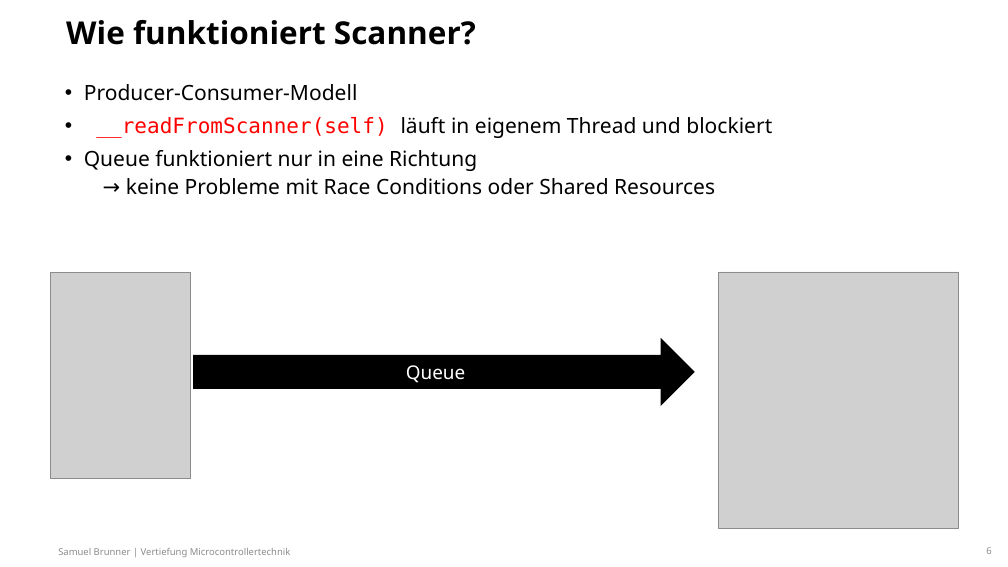
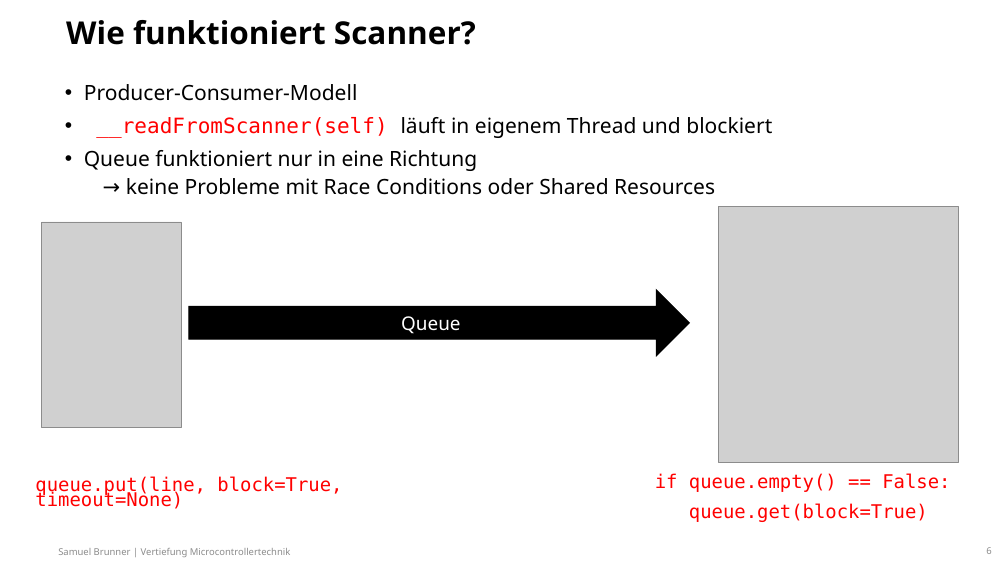
Before and after one commit to Oberfeldwedler/km3003, a slide deck: slide 6 of docs/Präsi/VMC_KM3003.pptx. Drawn at 1008x567 pixels with LibreOffice and Linux fonts; fonts in the diff are those of the drawing; grey boxes stand for pictures; background and template pictures are left out. Boxes give left, top, right and bottom in pixels: in the first picture for what was removed or moved away, otherwise in the second. Text is boxed around its words. In the diff, an @@ line names an element or a change of style, - is before the commit and + after.

```diff
--- a/docs/Präsi/VMC_KM3003.pptx
+++ b/docs/Präsi/VMC_KM3003.pptx
@@ picture: place and size @@
-picture at [719,272,959,529]
+picture at [719,206,959,463]
@@ picture: place and size @@
-picture at [51,272,190,478]
+picture at [42,222,181,428]
@@ right arrow "Queue": place and size @@
-right arrow "Queue" at [194,339,694,405]
+right arrow "Queue" at [189,290,690,356]
@@ text added at [35,476,342,509], 18 pt, text #FF0000 @@
+queue.put(line, block=True, timeout=None)
@@ text added at [655,473,950,522], 18 pt, text #FF0000 @@
+if queue.empty() == False:
+queue.get(block=True)
```
Also in this commit, not shown: 2 other slides changed.
